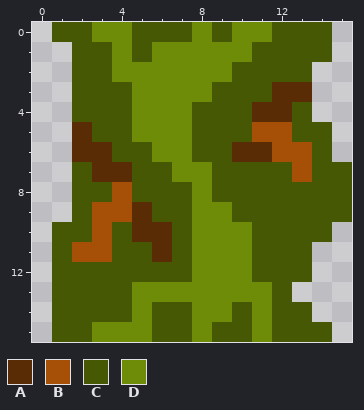
File history of a pixel-art sprite, liana/lianaFragment.png. The picture above is the old version.
The file is 16x16 pixels.
Palette (. is transparent): A #592c05  B #a64f07  C #465803  D #6f8c08
Pixels before, first column x 1:
 0 CCDDCCCDCDDCCC.
 1 .CCDCDDDDDCCCC.
 2 .CCDDDDDDCCCC..
 3 .CCCDDDDCCCAA..
 4 .CCCDDDCCCAAC..
 5 .ACCDDDCCCBBCC.
 6 .AACCDDCCAABBC.
 7 .CAACCDDCCCCBCC
 8 .CCBCCCDCCCCCCC
 9 .CBBACCDDCCCCCC
10 CCBCAACDDDCCCC.
11 CBBCCACDDDCCC..
12 CCCCCCCDDDCCC..
13 CCCCDDDDDDDC...
14 CCCCDCCDDCDCC..
15 CCDDDCCDCCDCCC.
After the commit:
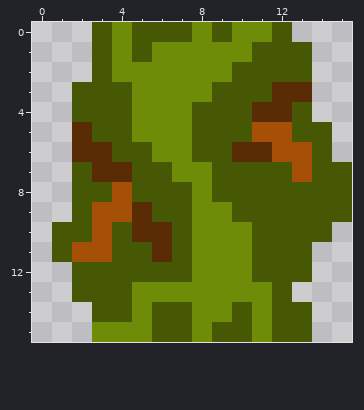
The commit says: Fixed lianas maybe
The exact change:
{"y":0,"x":1,"old":"CCD","new":"..C"}
{"y":0,"x":13,"old":"CC","new":".."}
{"y":1,"x":2,"old":"C","new":"."}
{"y":1,"x":14,"old":"C","new":"."}
{"y":2,"x":2,"old":"C","new":"."}
{"y":12,"x":1,"old":"C","new":"."}
{"y":13,"x":1,"old":"C","new":"."}
{"y":14,"x":1,"old":"CC","new":".."}
{"y":15,"x":1,"old":"CC","new":".."}
{"y":15,"x":14,"old":"C","new":"."}
{"label":"changed","picture_box":[52,22,112,82]}
{"label":"erased","picture_box":[292,22,332,62]}
{"label":"erased","picture_box":[52,262,92,342]}
{"label":"erased","picture_box":[312,322,332,342]}
